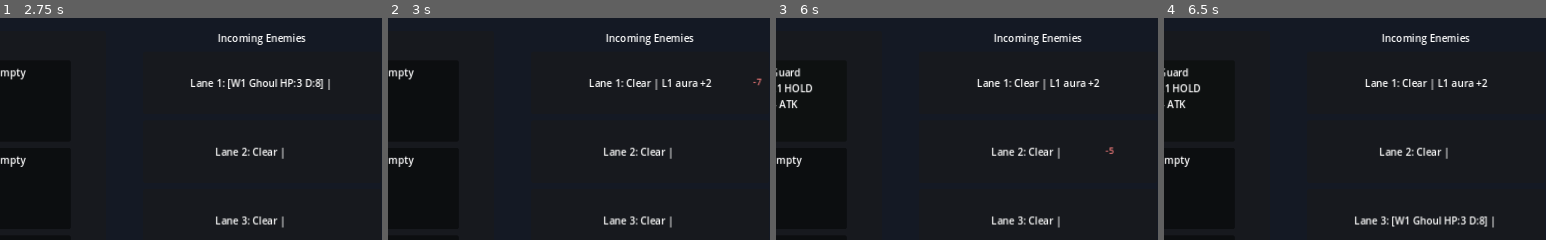
Above: before the commit, frames 1-4 (left to right).
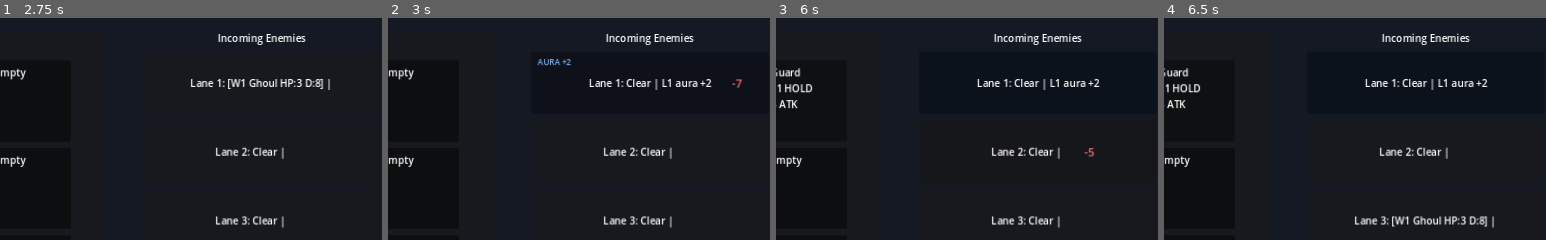
Above: after the commit, the same moments.

Repository: D3MISEarch/AbyssFall-merge-defense
Game: Godot game, scene res://scenes/Main.tscn
Two runs of this game, one before a commit and one after it. Both use one fixed random seed, a clock stepped at 60 frames per second and the inputs below.
Inputs (mouse positions are % of the whole screen's width and height, from its top left):
- Up to frame 1 (2.75 s): click "Summon Unit" at 0.5 s; click "Summon Unit" at 1.25 s; click "Summon Unit" at 2 s
- Up to frame 2 (3 s): tap Enter at 2.75 s; move the mouse to (74, 44) at 2.77 s; click (74, 44) at 2.92 s
- Up to frame 3 (6 s): tap Space at 3.5 s; move the mouse to (30, 54) at 3.52 s; click (30, 54) at 3.67 s; move the mouse to (61, 27) at 4.27 s; click (61, 27) at 4.42 s; move the mouse to (46, 70) at 5.02 s; click (46, 70) at 5.17 s; tap Enter at 5.75 s; move the mouse to (82, 65) at 5.77 s; click (82, 65) at 5.92 s
- Up to frame 4 (6.5 s): no input
The pictures show only the part of the screen within x 49-99%, y 13-63%; the shares and areas given below are measured in that part.

Frame 1 is identical in both runs. In frame 2, 0.2% of the frame differs, in the area x 39-98%, y 18-32%; in frame 3, less than 0.1%; in frame 4, less than 0.1%.

Commit message:
Improve combat readability with lightweight visual feedback

Diff:
--- a/scripts/main.gd
+++ b/scripts/main.gd
@@ -68,6 +68,11 @@
 const EMPTY_PANEL_COLOR: Color = Color(0.22, 0.24, 0.31, 1.0)
 const SELECTED_PANEL_COLOR: Color = Color(0.92, 0.75, 0.32, 1.0)
 const MERGE_FLASH_COLOR: Color = Color(0.98, 0.97, 0.72, 1.0)
+const LANE_HIT_FLASH_COLOR: Color = Color(0.78, 0.28, 0.28, 1.0)
+const LANE_SPLASH_FLASH_COLOR: Color = Color(0.92, 0.62, 0.25, 1.0)
+const LANE_AURA_COLOR: Color = Color(0.28, 0.55, 0.84, 1.0)
+const LANE_IDLE_COLOR: Color = Color(1.0, 1.0, 1.0, 1.0)
+const SUPPORT_AURA_TILE_COLOR: Color = Color(0.52, 0.74, 1.0, 1.0)
 
 var next_unit: int = 0
 var board_units: Array[Dictionary] = []
@@ -98,6 +103,12 @@
 	$EnemyLane/Enemy2/Enemy2Label,
 	$EnemyLane/Enemy3/Enemy3Label
 ]
+@onready var enemy_panels: Array[Panel] = [
+	$EnemyLane/Enemy1,
+	$EnemyLane/Enemy2,
+	$EnemyLane/Enemy3
+]
+@onready var top_bar_panel: Panel = $TopBar
 
 func _ready() -> void:
 	board_units.resize(BOARD_COLUMNS * BOARD_ROWS)
@@ -292,6 +303,7 @@
 				continue
 
 			damage += lane_support_bonus
+			var support_contributed: bool = lane_support_bonus > 0
 			if role == "lane":
 				damage += int(_get_unit_stat(unit, "lane_bonus", 0))
 				if enemy_lanes[lane_index].size() >= int(_get_unit_stat(unit, "crowd_threshold", 99)):
@@ -302,21 +314,24 @@
 				if LANE_LENGTH - front_progress <= int(_get_unit_stat(unit, "execute_range", 0)):
 					damage += int(_get_unit_stat(unit, "execute_bonus", 0))
 
-			_damage_front_enemy(lane_index, damage)
+			_damage_front_enemy(lane_index, damage, support_contributed)
 			if role == "cleave":
 				var splash_ratio: float = float(_get_unit_stat(unit, "splash_ratio", 0.0))
 				var splash_damage: int = int(round(float(damage) * splash_ratio))
-				_damage_secondary_enemy(lane_index, splash_damage)
+				_damage_secondary_enemy(lane_index, splash_damage, support_contributed)
 	_update_support_feedback_ui()
 
-func _damage_front_enemy(lane_index: int, damage: int) -> void:
+func _damage_front_enemy(lane_index: int, damage: int, support_contributed: bool) -> void:
 	if damage <= 0 or enemy_lanes[lane_index].is_empty():
 		return
 
 	var front_index: int = _get_front_enemy_index(enemy_lanes[lane_index])
 	var enemy: Dictionary = enemy_lanes[lane_index][front_index]
 	enemy["hp"] = int(enemy["hp"]) - damage
-	_spawn_lane_popup(lane_index, "-%d" % damage, Color(1.0, 0.5, 0.5, 1.0))
+	_spawn_lane_popup(lane_index, "-%d" % damage, Color(1.0, 0.45, 0.45, 1.0), false)
+	_flash_lane_panel(lane_index, LANE_HIT_FLASH_COLOR)
+	if support_contributed:
+		_show_support_aura_feedback(lane_index)
 
 	if int(enemy["hp"]) <= 0:
 		enemy_lanes[lane_index].remove_at(front_index)
@@ -324,7 +339,7 @@
 	else:
 		enemy_lanes[lane_index][front_index] = enemy
 
-func _damage_secondary_enemy(lane_index: int, damage: int) -> void:
+func _damage_secondary_enemy(lane_index: int, damage: int, support_contributed: bool) -> void:
 	if damage <= 0 or enemy_lanes[lane_index].size() < 2:
 		return
 
@@ -332,7 +347,10 @@
 	var secondary_index: int = sorted_indices[1]
 	var enemy: Dictionary = enemy_lanes[lane_index][secondary_index]
 	enemy["hp"] = int(enemy["hp"]) - damage
-	_spawn_lane_popup(lane_index, "splash -%d" % damage, Color(1.0, 0.75, 0.4, 1.0))
+	_spawn_lane_popup(lane_index, "SPLASH -%d" % damage, Color(1.0, 0.72, 0.35, 1.0), true)
+	_flash_lane_panel(lane_index, LANE_SPLASH_FLASH_COLOR)
+	if support_contributed:
+		_show_support_aura_feedback(lane_index)
 
 	if int(enemy["hp"]) <= 0:
 		enemy_lanes[lane_index].remove_at(secondary_index)
@@ -398,6 +416,7 @@
 func _update_enemy_lane_ui() -> void:
 	for lane_index in LANE_COUNT:
 		var lane_text: String = "Lane %d: " % [lane_index + 1]
+		_set_lane_panel_base_visual(lane_index)
 		if enemy_lanes[lane_index].is_empty():
 			var clear_line: String = lane_text + "Clear"
 			if lane_index < support_feedback_lines.size():
@@ -600,30 +619,46 @@
 		return
 	var panel: Panel = tile_panels[tile_index]
 	var base_color: Color = panel.self_modulate
+	var base_scale: Vector2 = panel.scale
 	var tween: Tween = create_tween()
 	tween.tween_property(panel, "self_modulate", MERGE_FLASH_COLOR, 0.12)
 	tween.tween_property(panel, "self_modulate", base_color, 0.20)
-	_spawn_floating_text(panel, "MERGED", Color(0.95, 0.95, 0.5, 1.0), Vector2(20.0, 8.0))
+	var pulse_up: Vector2 = Vector2(base_scale.x * 1.06, base_scale.y * 1.06)
+	var scale_tween: Tween = create_tween()
+	scale_tween.tween_property(panel, "scale", pulse_up, 0.10)
+	scale_tween.tween_property(panel, "scale", base_scale, 0.14)
+	_spawn_floating_text(panel, "LV UP!", Color(0.95, 0.95, 0.5, 1.0), Vector2(22.0, 10.0), 16)
 
 func _show_gate_hit_feedback(damage: int) -> void:
 	var tween: Tween = create_tween()
+	var base_scale: Vector2 = gate_label.scale
+	var hit_scale: Vector2 = Vector2(base_scale.x * 1.1, base_scale.y * 1.1)
 	tween.tween_property(gate_label, "modulate", Color(1.0, 0.45, 0.45, 1.0), 0.10)
 	tween.tween_property(gate_label, "modulate", Color(1.0, 1.0, 1.0, 1.0), 0.22)
-	_spawn_floating_text(gate_label, "-%d HP" % damage, Color(1.0, 0.45, 0.45, 1.0), Vector2(24.0, 0.0))
-
-func _spawn_lane_popup(lane_index: int, text: String, color: Color) -> void:
+	var scale_tween: Tween = create_tween()
+	scale_tween.tween_property(gate_label, "scale", hit_scale, 0.10)
+	scale_tween.tween_property(gate_label, "scale", base_scale, 0.16)
+	var bar_tween: Tween = create_tween()
+	bar_tween.tween_property(top_bar_panel, "self_modulate", Color(1.0, 0.63, 0.63, 1.0), 0.12)
+	bar_tween.tween_property(top_bar_panel, "self_modulate", Color(1.0, 1.0, 1.0, 1.0), 0.24)
+	_spawn_floating_text(gate_label, "-%d HP" % damage, Color(1.0, 0.45, 0.45, 1.0), Vector2(24.0, 0.0), 16)
+
+func _spawn_lane_popup(lane_index: int, text: String, color: Color, is_secondary_hit: bool) -> void:
 	if lane_index < 0 or lane_index >= enemy_labels.size():
 		return
 	var host: Label = enemy_labels[lane_index]
-	_spawn_floating_text(host, text, color, Vector2(host.size.x - 48.0, 0.0))
-
-func _spawn_floating_text(host: Control, text: String, color: Color, offset: Vector2) -> void:
+	var x_offset: float = host.size.x - 82.0
+	var y_offset: float = 0.0 if not is_secondary_hit else 18.0
+	var font_size: int = 18 if not is_secondary_hit else 14
+	_spawn_floating_text(host, text, color, Vector2(x_offset, y_offset), font_size)
+
+func _spawn_floating_text(host: Control, text: String, color: Color, offset: Vector2, font_size: int) -> void:
 	var popup: Label = Label.new()
 	popup.text = text
 	popup.modulate = color
 	popup.z_index = 50
 	popup.position = offset
-	popup.add_theme_font_size_override("font_size", 14)
+	popup.add_theme_font_size_override("font_size", font_size)
 	popup.mouse_filter = Control.MOUSE_FILTER_IGNORE
 	host.add_child(popup)
 
@@ -634,3 +669,31 @@
 		if is_instance_valid(popup):
 			popup.queue_free()
 	)
+
+func _flash_lane_panel(lane_index: int, flash_color: Color) -> void:
+	if lane_index < 0 or lane_index >= enemy_panels.size():
+		return
+	var lane_panel: Panel = enemy_panels[lane_index]
+	var base_color: Color = lane_panel.self_modulate
+	var tween: Tween = create_tween()
+	tween.tween_property(lane_panel, "self_modulate", flash_color, 0.08)
+	tween.tween_property(lane_panel, "self_modulate", base_color, 0.16)
+
+func _show_support_aura_feedback(lane_index: int) -> void:
+	if lane_index < 0 or lane_index >= enemy_panels.size():
+		return
+	var lane_bonus: int = _get_lane_support_bonus(lane_index)
+	if lane_bonus <= 0:
+		return
+	var lane_panel: Panel = enemy_panels[lane_index]
+	_spawn_floating_text(lane_panel, "AURA +%d" % lane_bonus, SUPPORT_AURA_TILE_COLOR, Vector2(10.0, 8.0), 13)
+
+func _set_lane_panel_base_visual(lane_index: int) -> void:
+	if lane_index < 0 or lane_index >= enemy_panels.size():
+		return
+	var lane_panel: Panel = enemy_panels[lane_index]
+	var lane_bonus: int = _get_lane_support_bonus(lane_index)
+	if lane_bonus > 0:
+		lane_panel.self_modulate = LANE_AURA_COLOR
+	else:
+		lane_panel.self_modulate = LANE_IDLE_COLOR
